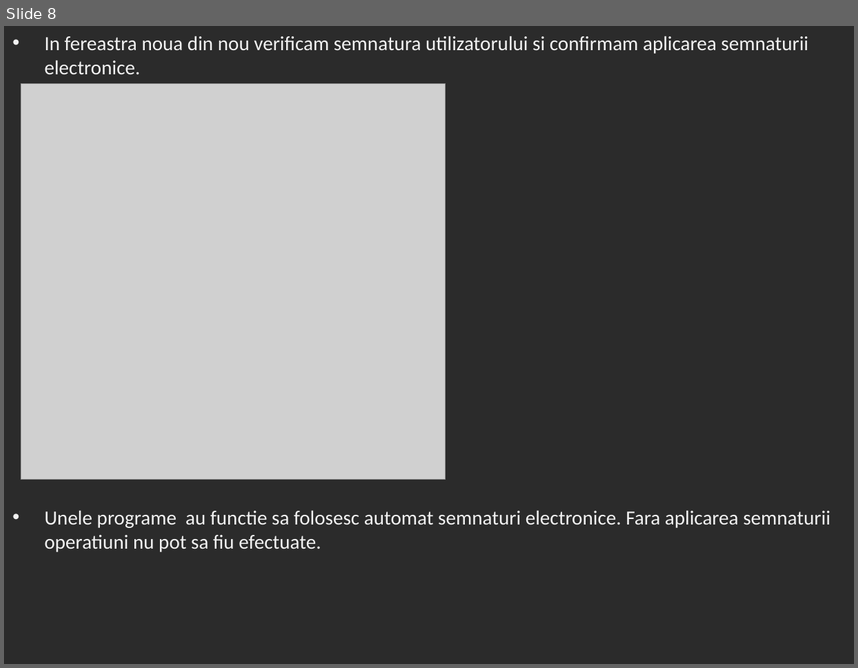
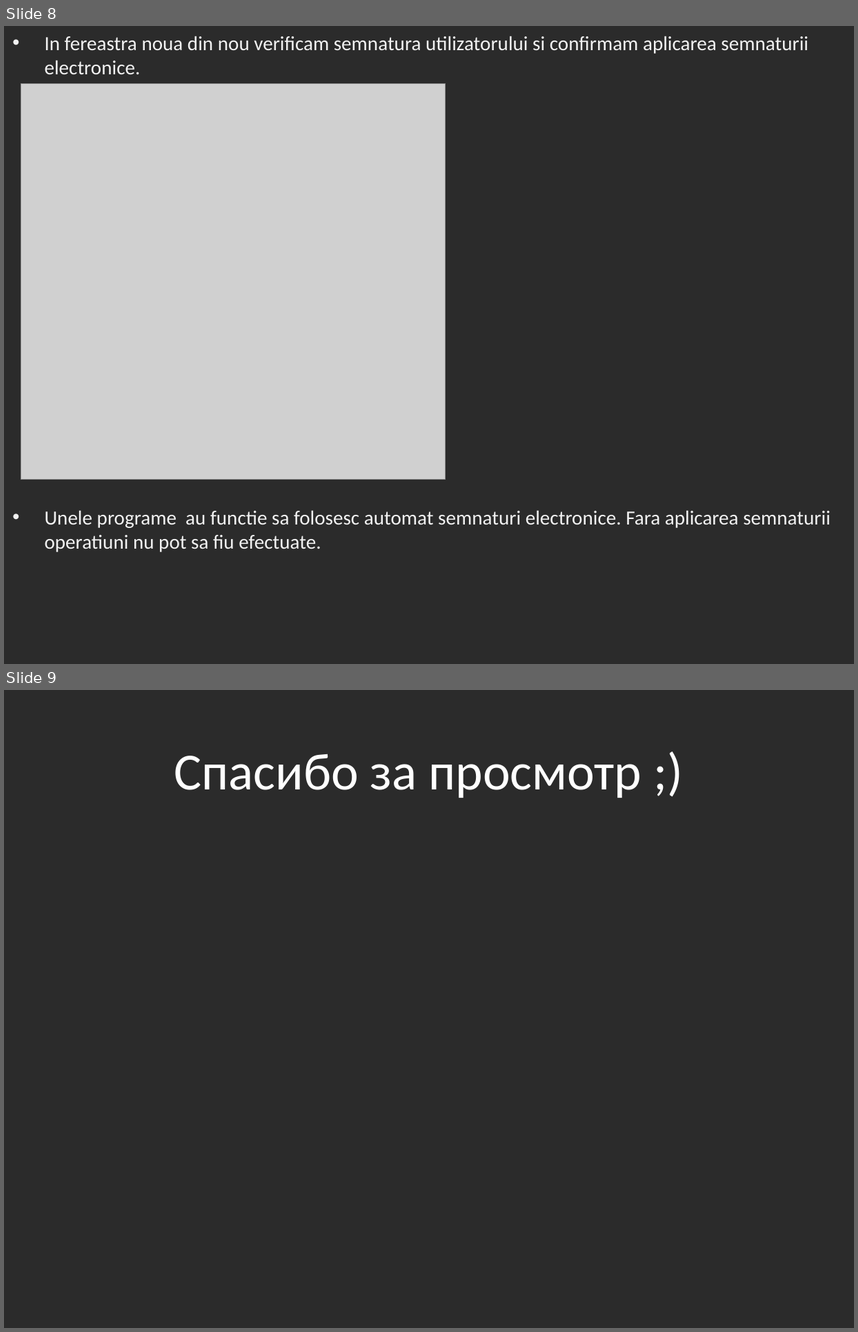
Before and after one commit to IgorBasik/evaluare, a slide deck: Semnatura electronica 1.pptx. Shown one above the other, each under a label of ours: slide 8 before the commit, slides 8 and 9 after it. The pictures are 858x668 and 858x1332 pixels, drawn with LibreOffice and Linux fonts; fonts in the diff are those of the drawing; grey boxes stand for pictures; background and template pictures are left out; a plain dark background stands for a picture behind light text. Boxes give left, top, right and bottom in pixels: in the first picture for what was removed or moved away, otherwise in the second. Text is boxed around its words. In the diff, an @@ line names an element or a change of style, - is before the commit and + after.

Commit message:
Change datafile

```diff
--- a/Semnatura electronica 1.pptx
+++ b/Semnatura electronica 1.pptx
@@ slide 9 added at box(4, 690, 854, 1328), background picture (left out) @@
@@ title added at box(174, 754, 642, 798), 44 pt, text #FFFFFF @@
+Спасибо за просмотр ;)
```
